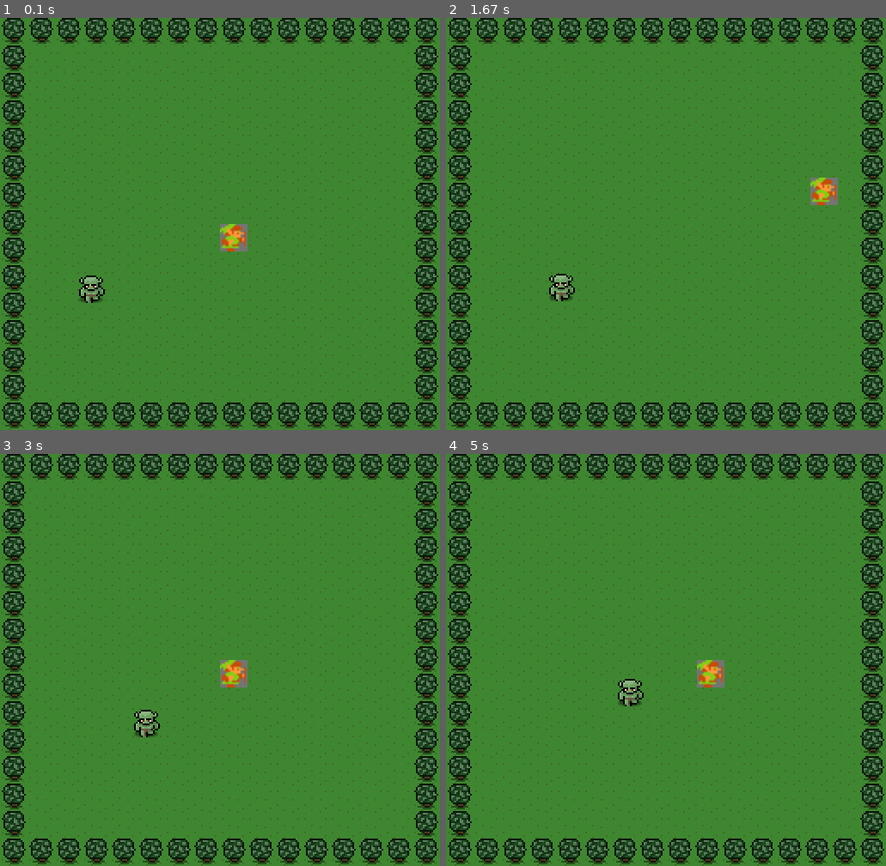
Above: before the commit, frames 1-4 (two rows, left to right).
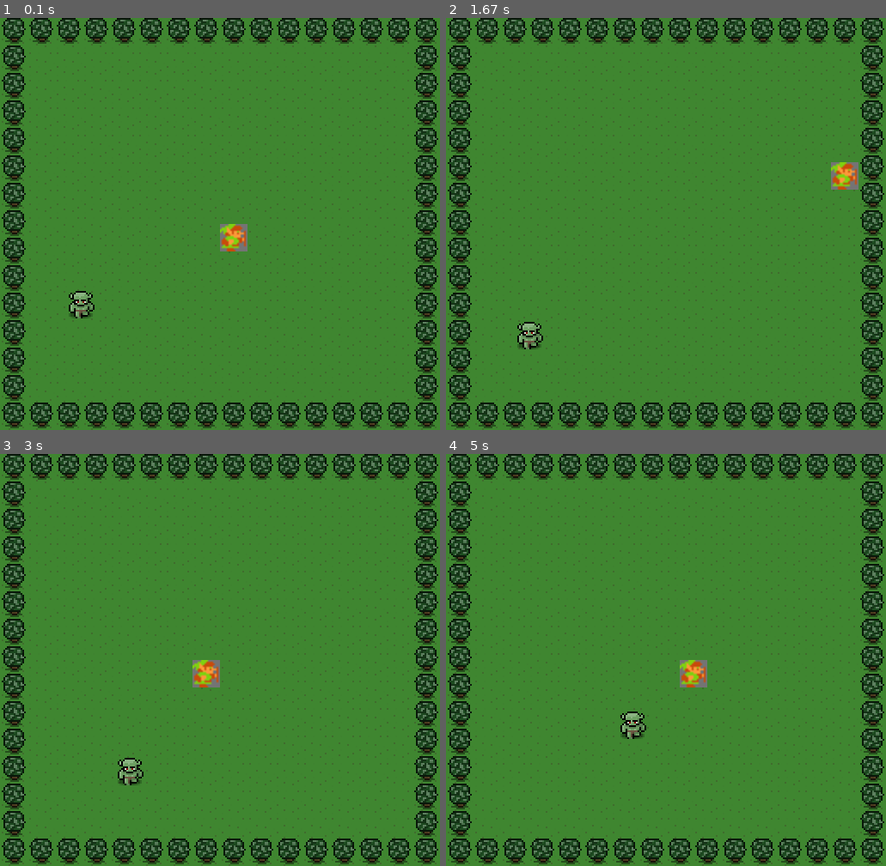
Above: after the commit, the same moments.

Repository: dgelok/pygame
Game: pygame game, started from attack.py
The game is run twice, just before and just after one commit, with the same random seed, the same clock (stepped at 60 frames per second) and the same inputs.
Inputs:
- Up to frame 1 (0.1 s): no input
- Up to frame 2 (1.67 s): hold Right 0.33-0.8 s; hold Up 0.83-1.13 s; hold Right 1.17-1.63 s
- Up to frame 3 (3 s): hold Left 1.67-2.2 s; hold Down 2.23-2.53 s; hold Left 2.57-2.97 s
- Up to frame 4 (5 s): hold Up 3-3.37 s; hold Right 3.4-4.03 s; hold Down 4.07-4.43 s; hold Left 4.47-4.93 s; hold Right from 4.97 s (still down)

The runs differ from the first frame. In frame 1, 0.6% of the frame differs, in the area x 15-24%, y 62-73%; in frame 2, 1.4%; in frame 3, 1.5%, in the area x 26-57%, y 50-81%; in frame 4, 1.3%.

Commit message:
added win sound

Diff:
--- a/attack.py
+++ b/attack.py
@@ -24,11 +24,11 @@
     monster_image = pygame.image.load('images/monster.png').convert_alpha()
     stop_game = False
 
-    monster = Monster(80, 300, 1, 0, width, height)
-    monster2 = Monster(200, 20, 2, 0, 512, 480)
+    monster = Monster(80, 300, width, height)
+    monster2 = Monster(200, 20, width, height)
     hero = Hero(256, 240, width, height)
     direction = 2
-    speed = 3
+    hspeed = 4
 
 
     while not stop_game:
@@ -39,13 +39,13 @@
                 # activate the cooresponding speeds
                 # when an arrow key is pressed down
                 if event.key == KEY_DOWN:
-                    hero.speed_y = speed
+                    hero.speed_y = hspeed
                 elif event.key == KEY_UP:
-                    hero.speed_y = -speed
+                    hero.speed_y = -hspeed
                 elif event.key == KEY_LEFT:
-                    hero.speed_x = -speed
+                    hero.speed_x = -hspeed
                 elif event.key == KEY_RIGHT:
-                    hero.speed_x = speed
+                    hero.speed_x = hspeed
             if event.type == pygame.KEYUP:
                 # deactivate the cooresponding speeds
                 # when an arrow key is released
@@ -63,13 +63,18 @@
 
         # Game logic
         monster.update()
-        # monster2.update()
         hero.update()
+
         xs = abs(hero.x - monster.x)
         ys = abs(hero.y - monster.y)
         collide = math.sqrt(xs * xs + ys * ys)
         if collide < 32:
-            monster.dead = True
+            if monster.dead == False:
+                monster.dead = True
+                pygame.mixer.music.load('sounds/win.wav')
+                pygame.mixer.music.play()
+
+
 
         # Draw background
         screen.fill(blue_color)
@@ -78,6 +83,7 @@
         screen.blit(background_image, (0, 0))
         screen.blit(hero_image, (hero.x, hero.y))
         if monster.dead:
+
             pass
         else:
             screen.blit(monster_image, (monster.x, monster.y))
--- a/classes.py
+++ b/classes.py
@@ -1,14 +1,19 @@
 import random
 
-speed = 2
-class Monster():
-    def __init__(self, x, y, direction, counter, width, height):
+speed = 3
+
+class Character():
+    def __init__(self, x, y, width, height):
         self.x = x
         self.y = y
-        self.direction = direction
-        self.counter = 0
         self.width = width
         self.height = height
+
+class Monster(Character):
+    def __init__(self, x, y, width, height):
+        super(Monster, self).__init__(x, y, width, height)
+        self.direction = random.randint(1,9)
+        self.counter = 0
         self.dead = False
 
     def update(self):
@@ -53,15 +58,11 @@
 KEY_LEFT = 276
 KEY_RIGHT = 275
 
-class Hero(object):
+class Hero(Character):
     def __init__(self, x, y, width, height):
-        self.x = x
-        self.y = y
+        super(Hero, self).__init__(x, y, width, height)
         self.speed_x = 0
         self.speed_y = 0
-        self.width = width
-        self.height = height
-        # self.radius = 50
 
     def update(self):
         self.x += self.speed_x
@@ -75,6 +76,3 @@
             self.y = 32
         elif self.y >= self.height - 64:
             self.y = self.height - 64
-
-    # def render(self, screen):
-    #     pygame.draw.circle(screen, (255, 0, 0), (self.x, self.y), self.radius)
